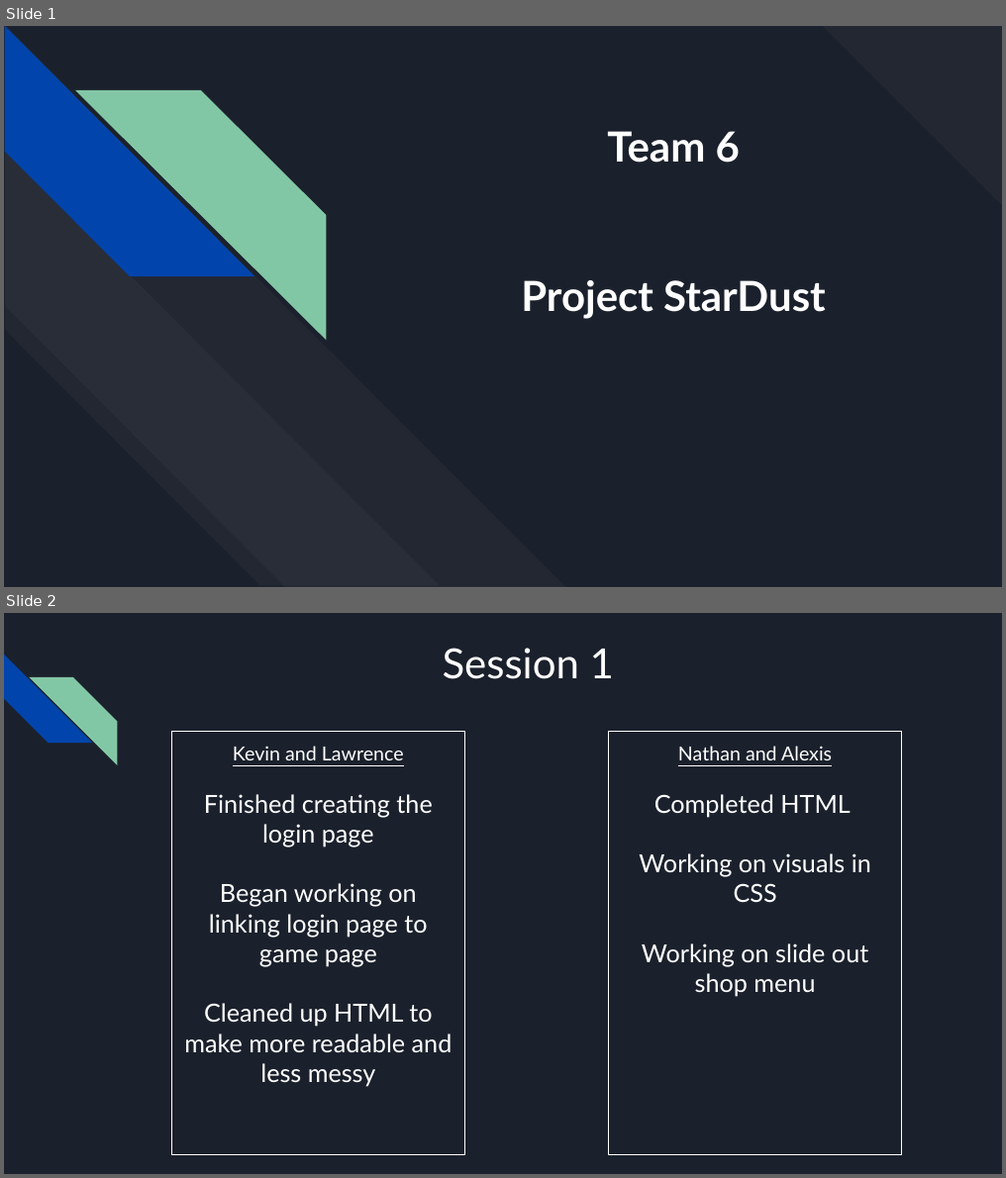
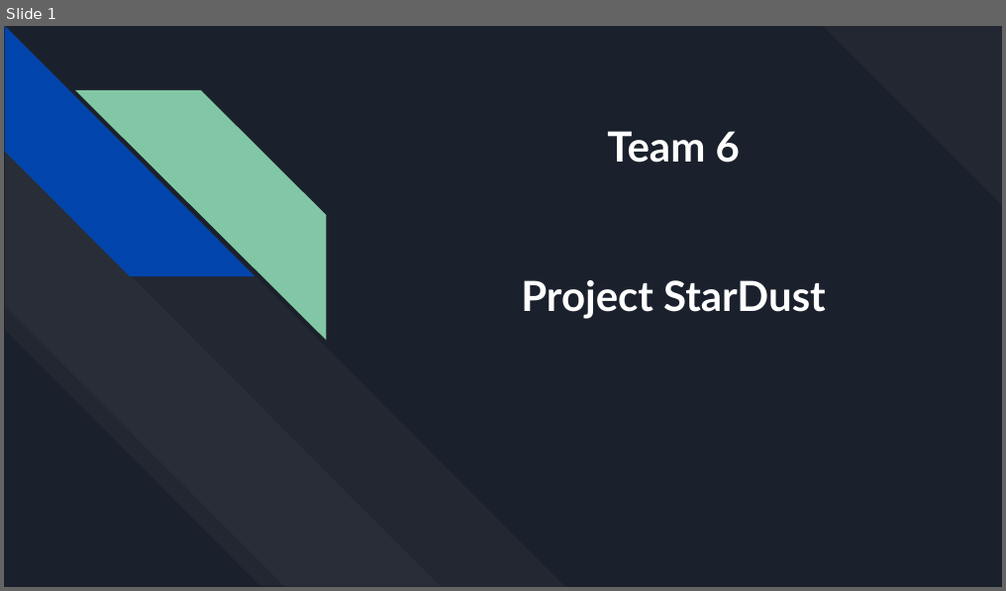
Before and after one commit to lawrence1203/CSSI2019-Team6-Bitcoin-Clicker, a slide deck: Documentation/Day3Progress.pptx. Shown one above the other, each under a label of ours: slides 1 and 2 before the commit, slide 1 after it. The pictures are 1006x1178 and 1006x591 pixels, drawn with LibreOffice and Linux fonts; fonts in the diff are those of the drawing. Boxes give left, top, right and bottom in pixels: in the first picture for what was removed or moved away, otherwise in the second. Text is boxed around its words. In the diff, an @@ line names an element or a change of style, - is before the commit and + after.

```diff
--- a/Documentation/Day3Progress.pptx
+++ b/Documentation/Day3Progress.pptx
@@ slide 2 removed at bbox=[4, 613, 1002, 1174], background #1B212C @@
@@ diag stripe removed at bbox=[4, 655, 92, 743] @@
@@ text removed at bbox=[443, 648, 614, 679] @@
-Session 1
@@ diag stripe removed at bbox=[29, 677, 117, 764] @@
@@ rectangle removed at bbox=[171, 732, 465, 1155] @@
-Kevin and Lawrence
-Finished creating the login page
-Began working on linking login page to game page
-Cleaned up HTML to make more readable and less messy
@@ rectangle removed at bbox=[609, 732, 902, 1155] @@
-Nathan and Alexis
-Completed HTML
-Working on visuals in CSS
-Working on slide out shop menu
```
Also in this commit, not shown: 1 slide changed, 1 slide added.
